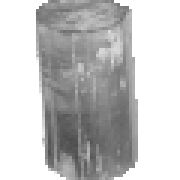
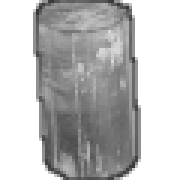
Layers edited between the first and the second 180x180 image:
added layer "outline" above "Pasted Layer" over [33, 0, 141, 180]
